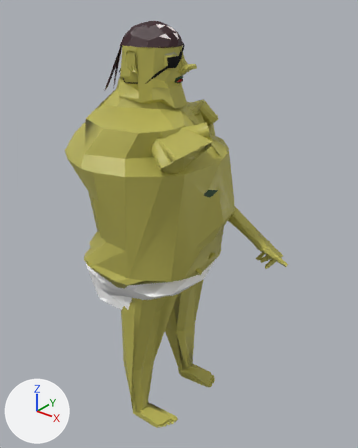
The glTF model Gangsta Wizards/Main/Card Shark Campaign/Character Models/Goblins/goblin_3.glb, before and after one commit.
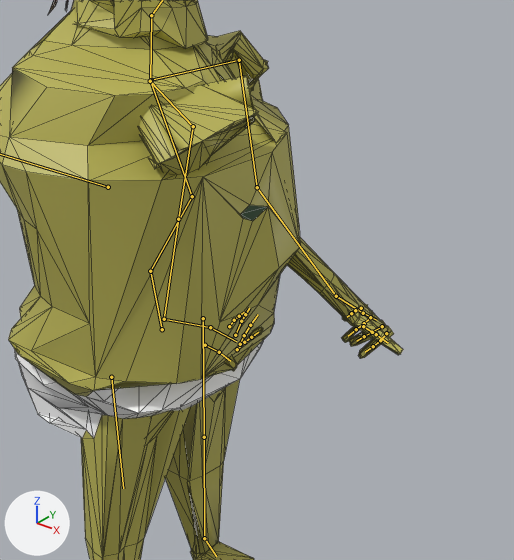
Each version is shown whole from a camera (50 mm lens) standing at (2.55, -2.96, 1.91) and looking at (0.11, 0.1, 0.02), then close up on the part from 22% to 96% of the width and 19% to 83% of the height. The axes (+X, +Y, +Z) are drawn at lower left. The lights are the same throughout. The older version's two pictures come first. Both versions are drawn at frame 40 of the action 'Attack'; the numbers are the values there. The bones that change, and the others that lie on the model, are drawn over the model as lines in the close-ups. The close-ups show mesh edges as thin lines.

Objects in the first close-up: 'StateBody'.
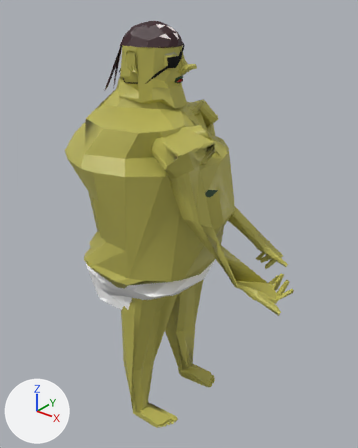
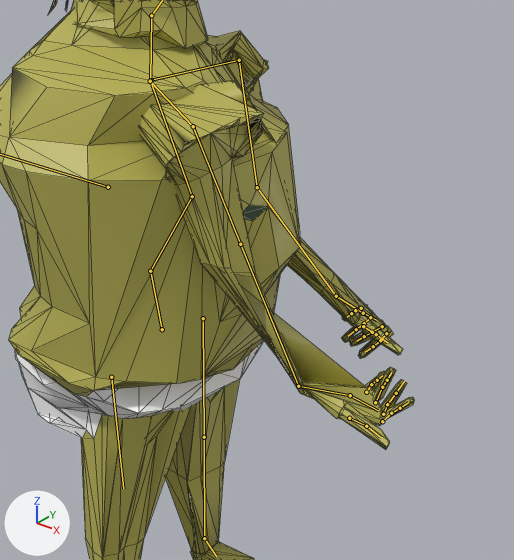
Changed parts and their boxes (x1, y1, x2, y2) in the close-ups (514 x 560 px):
'StateBody', posed: before (0, 0, 403, 560); after (0, 0, 415, 560)
bone 'Bicep R', root to tip: before (193, 126) to (178, 219); after (193, 126) to (240, 244)
bone 'Wrist R', root to tip: before (164, 319) to (210, 327); after (298, 386) to (350, 395)

The change in detail:
Bone 'Bicep R' (bone_bicep_r) turns from (-15, -19, 115) to (2, -29, 73) degrees about its own x, y and z.
Bone 'Wrist R' (bone_wrist_r) turns from (71, 30, 158) to (-62, 148, 9) degrees about its own x, y and z.
Bone 'Thigh L' (bone_thigh_l) turns from (0, -7, 0) to (0, 3, 0) degrees about its own x, y and z.
Bone 'Ankle L' (bone_ankle_l) turns from (-18, 6, 3) to (-18, -3, -2) degrees about its own x, y and z.
